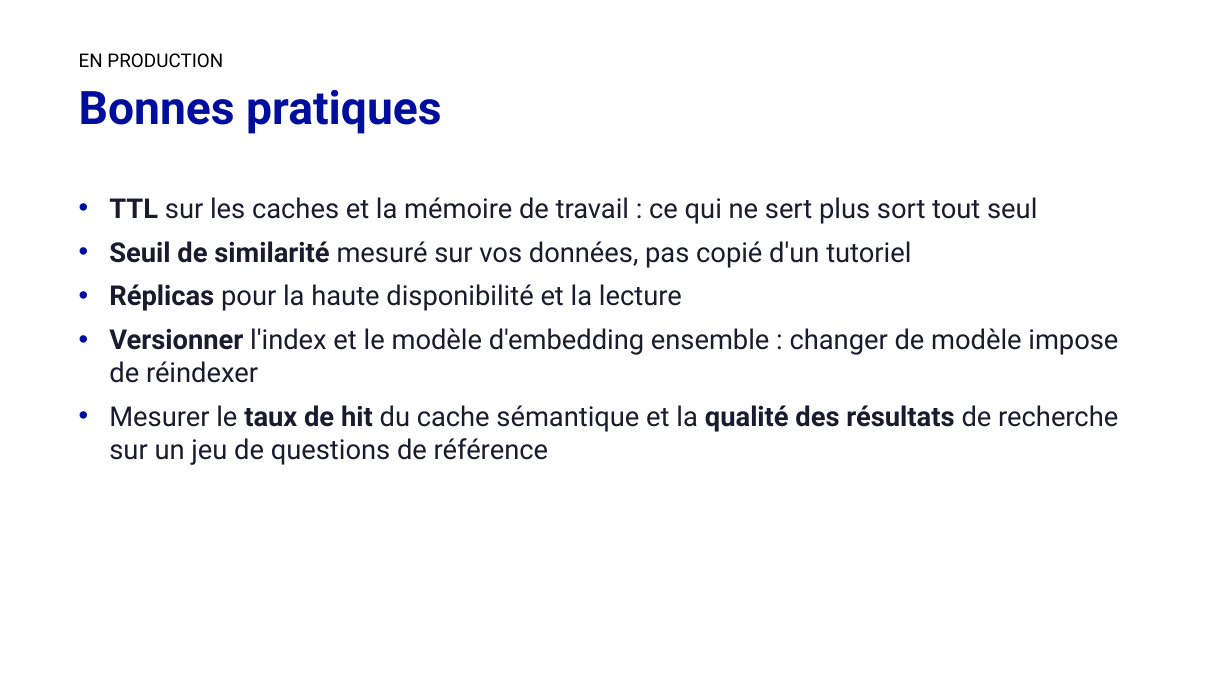
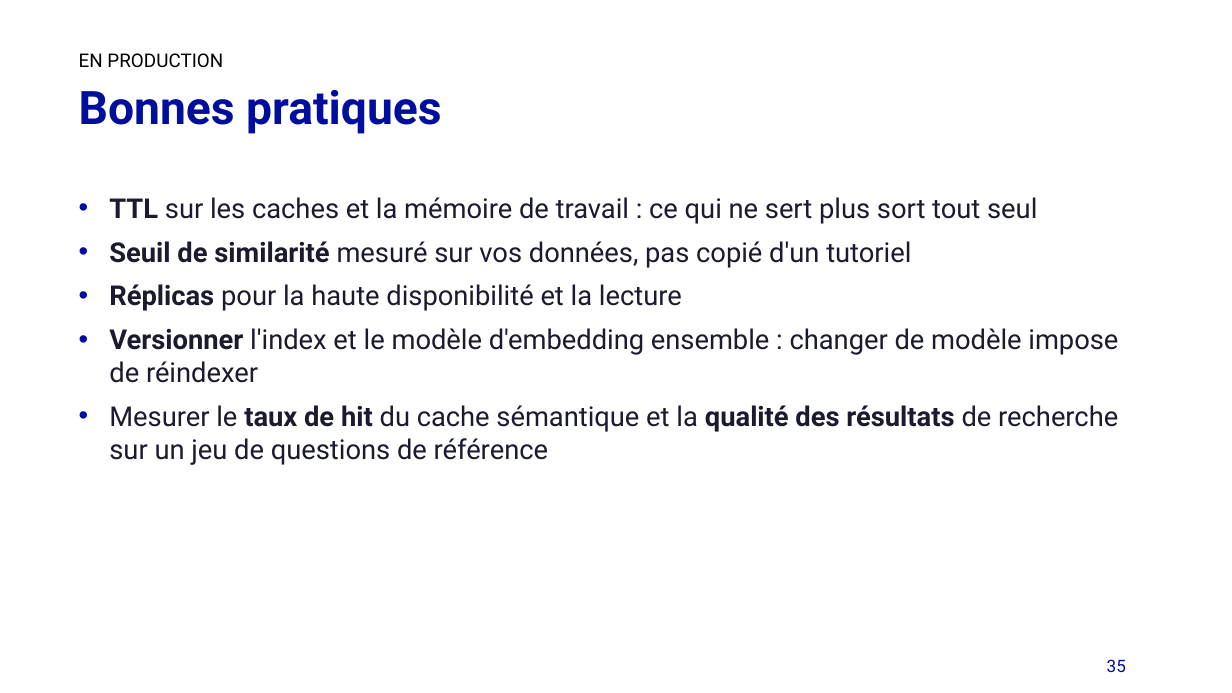
Before and after one commit to pvr-aiven/ovhaisummit2026-valkey-ai, a slide deck: slide 35 of valkey-ai-summit2026.pptx (slide 34 before the commit). Drawn at 1232x693 pixels with LibreOffice and Linux fonts; fonts in the diff are those of the drawing; background and template pictures are left out. Boxes give left, top, right and bottom in pixels: in the first picture for what was removed or moved away, otherwise in the second. Text is boxed around its words. In the diff, an @@ line names an element or a change of style, - is before the commit and + after.

```diff
--- a/valkey-ai-summit2026.pptx
+++ b/valkey-ai-summit2026.pptx
@@ page number added at (x1=1107, y1=659, x2=1126, y2=672), 10 pt, text #000E9D @@
+35
```
Also in this commit, not shown: 35 other slides changed, 4 slides added, 1 slide removed, 20 other files.
